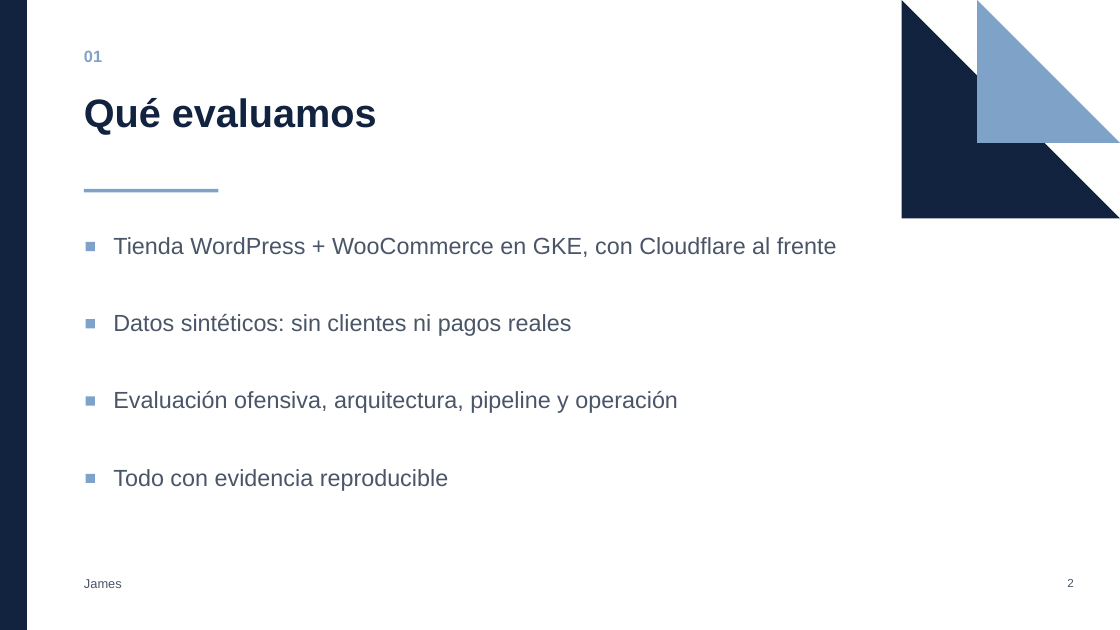
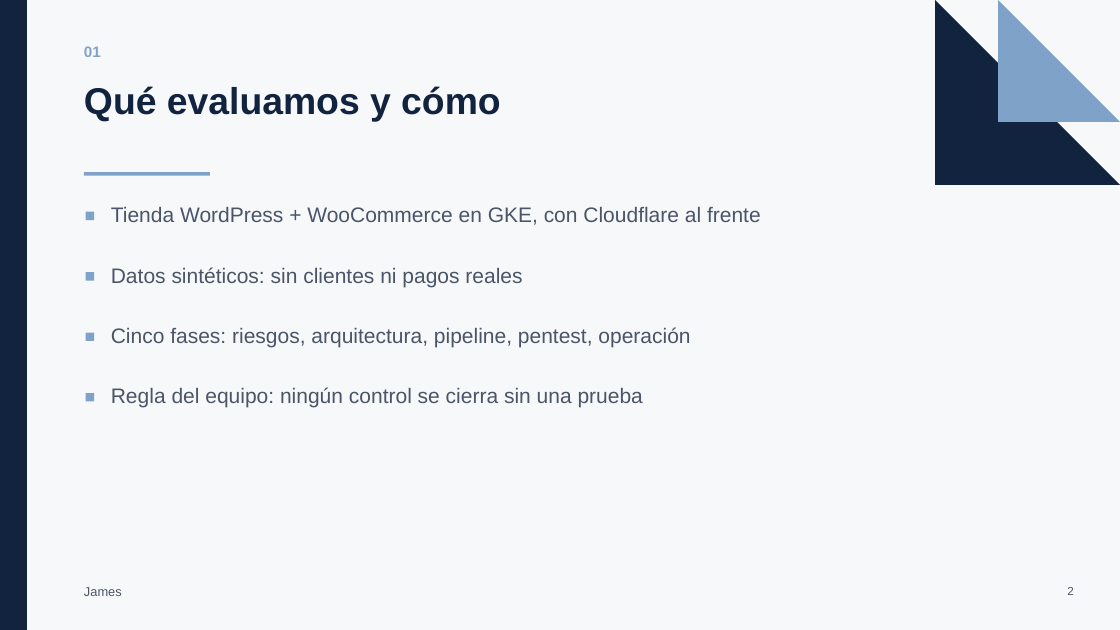
Before and after one commit to Joliva07/ProyectoFinal_SeguridadEnAplicaciones, a slide deck: slide 2 of docs/06-informe/salida/presentacion.pptx. Drawn at 1120x630 pixels with LibreOffice and Linux fonts; fonts in the diff are those of the drawing. Boxes give left, top, right and bottom in pixels: in the first picture for what was removed or moved away, otherwise in the second. Text is boxed around its words. In the diff, an @@ line names an element or a change of style, - is before the commit and + after.

Commit message:
docs(presentacion): amplia a 11 diapositivas con diagramas
- Arquitectura en tres planos y pipeline DevSecOps dibujados como diagramas.
- Heatmap de riesgo residual como imagen.
- KPIs por bloque y dos anexos de respaldo (hallazgos y cifras).
- Nuevo enlace publico de Canva.

```diff
--- a/docs/06-informe/salida/presentacion.pptx
+++ b/docs/06-informe/salida/presentacion.pptx
@@ rectangle added at (x1=0, y1=0, x2=1120, y2=630), fill #F7F8FA @@
@@ right triangle resized from (x1=902, y1=0, x2=1120, y2=218) to (x1=935, y1=0, x2=1120, y2=185) @@
@@ right triangle resized from (x1=977, y1=0, x2=1120, y2=143) to (x1=998, y1=0, x2=1120, y2=122) @@
@@ text "01" at (x1=84, y1=46, x2=101, y2=57): size 14 to 13 pt @@
@@ text at (x1=84, y1=86, x2=501, y2=122): text changed; size 34 to 32 pt @@
-Qué evaluamos
+Qué evaluamos y cómo
@@ rectangle resized from (x1=84, y1=189, x2=218, y2=192) to (x1=84, y1=172, x2=210, y2=176) @@
@@ text "Tienda WordPress + WooCommerce en ..." moved from (x1=113, y1=237, x2=837, y2=257) to (x1=111, y1=207, x2=761, y2=225) @@
@@ text "Tienda WordPress + WooCommerce en ..." at (x1=111, y1=207, x2=761, y2=225): size 20 to 18 pt @@
@@ rectangle moved from (x1=86, y1=242, x2=95, y2=251) to (x1=86, y1=212, x2=94, y2=220) @@
@@ text "Datos sintéticos: sin clientes ni ..." at (x1=111, y1=267, x2=522, y2=287): size 20 to 18 pt @@
@@ text "Datos sintéticos: sin clientes ni ..." moved from (x1=113, y1=314, x2=572, y2=336) to (x1=111, y1=267, x2=522, y2=287) @@
@@ rectangle moved from (x1=86, y1=319, x2=95, y2=329) to (x1=86, y1=272, x2=94, y2=281) @@
@@ text at (x1=111, y1=327, x2=690, y2=348): text changed; size 20 to 18 pt @@
-Evaluación ofensiva, arquitectura, pipeline y operación
+Cinco fases: riesgos, arquitectura, pipeline, pentest, operación
@@ rectangle moved from (x1=86, y1=397, x2=95, y2=406) to (x1=86, y1=333, x2=94, y2=341) @@
@@ text at (x1=111, y1=387, x2=643, y2=408): text changed; size 20 to 18 pt @@
-Todo con evidencia reproducible
+Regla del equipo: ningún control se cierra sin una prueba
@@ rectangle moved from (x1=86, y1=474, x2=95, y2=483) to (x1=86, y1=393, x2=94, y2=402) @@
@@ text "James" moved from (x1=84, y1=579, x2=122, y2=588) to (x1=84, y1=587, x2=122, y2=596) @@
@@ text "2" moved from (x1=1067, y1=579, x2=1073, y2=587) to (x1=1067, y1=587, x2=1073, y2=595) @@
```
Also in this commit, not shown: 2 other slides changed, 8 slides added, 4 slides removed, 1 other file.
